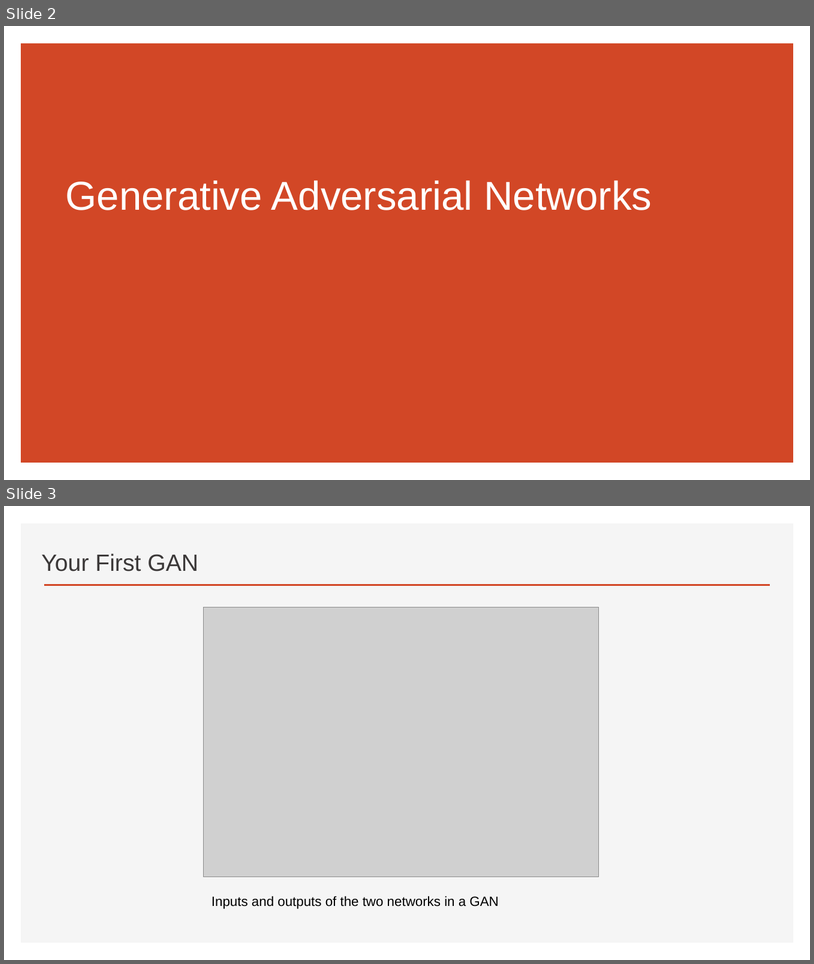
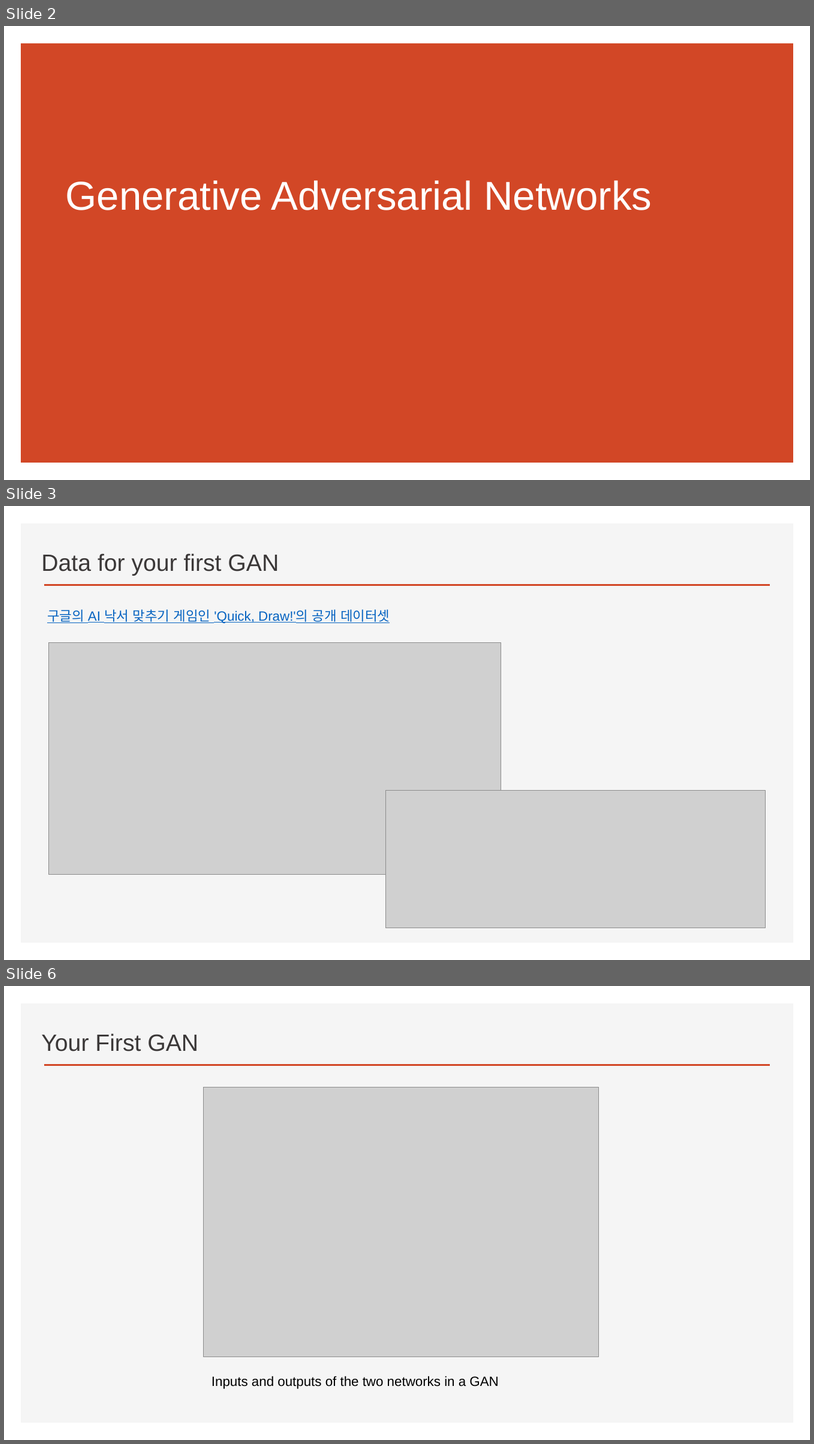
Before and after one commit to ancestor9/2026_Fall_Generative-Deep-Learning, a slide deck: Generative Adversarial Networks.pptx. Shown one above the other, each under a label of ours: slides 2 and 3 before the commit, slides 2, 3 and 6 after it; the slides between them are not shown. The pictures are 814x964 and 814x1444 pixels, drawn with LibreOffice and Linux fonts; fonts in the diff are those of the drawing; grey boxes stand for pictures; background and template pictures are left out. Boxes give left, top, right and bottom in pixels: in the first picture for what was removed or moved away, otherwise in the second. Text is boxed around its words. In the diff, an @@ line names an element or a change of style, - is before the commit and + after.

```diff
--- a/Generative Adversarial Networks.pptx
+++ b/Generative Adversarial Networks.pptx
@@ slide 3 added at [4,506,810,960], background #FFFFFF; not listed: 2 template elements that a slide beside it also shows @@
@@ text added at [41,553,279,576], 28 pt, text #3B3838 @@
+Data for your first GAN
@@ text added at [47,609,390,624], 16 pt, text #0563C1, underline @@
+구글의 AI 낙서 맞추기 게임인 'Quick, Draw!'의 공개 데이터셋
@@ picture added at [49,643,501,874] @@
@@ picture added at [386,790,766,928] @@
@@ what was slide 3 is now slide 6 @@
```
Also in this commit, not shown: 2 other slides added.
